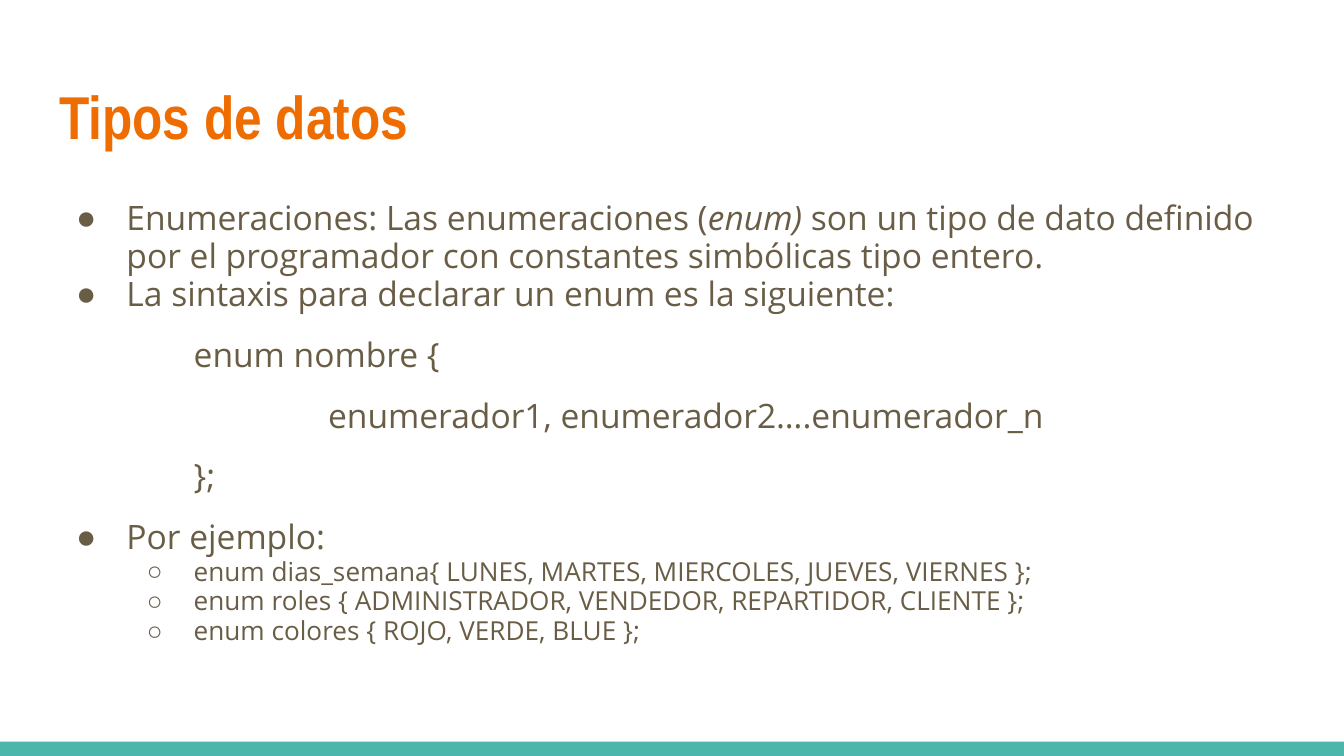
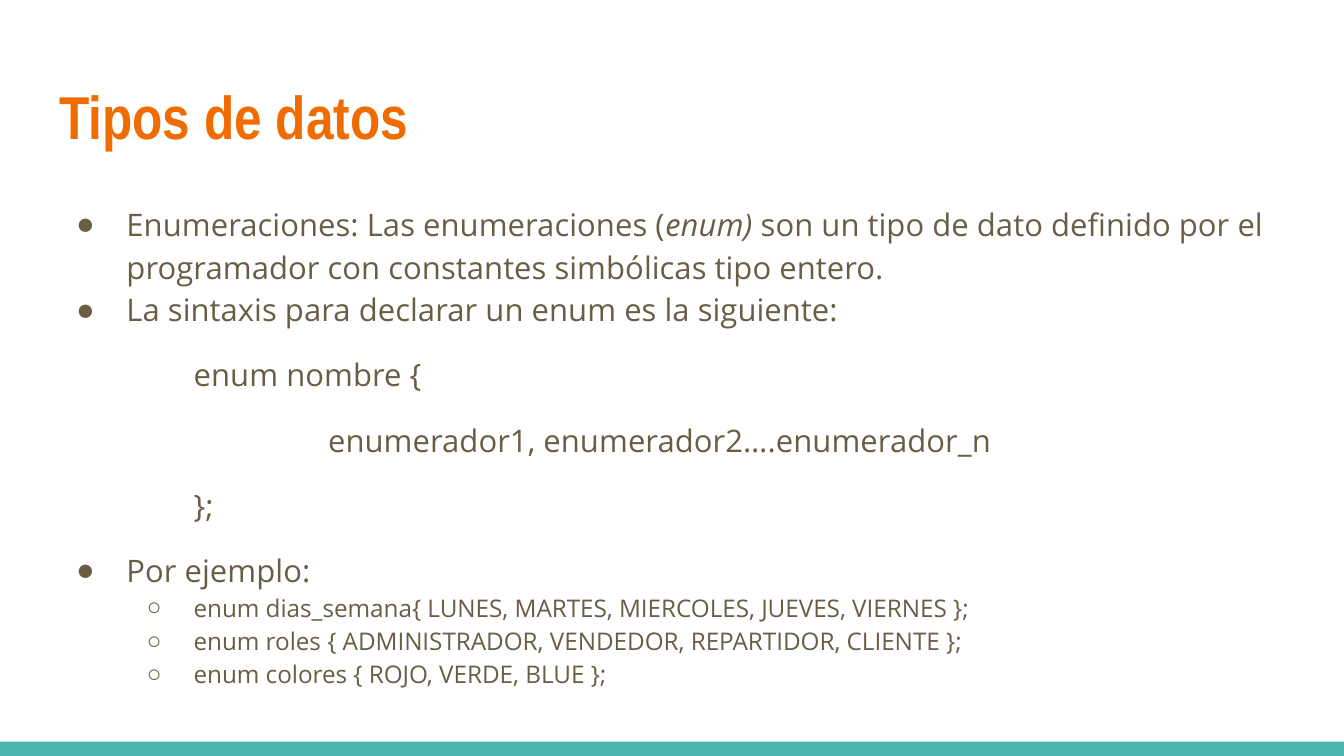
Before and after one commit to rayesro/BrunchyApp_POC, a slide deck: slide 12 of presentaciones/Programacion avanzada - 01 clase de repaso.pptx. Drawn at 1344x756 pixels with LibreOffice and Linux fonts; fonts in the diff are those of the drawing. Boxes give left, top, right and bottom in pixels: in the first picture for what was removed or moved away, otherwise in the second. Text is boxed around its words. In the diff, an @@ line names an element or a change of style, - is before the commit and + after.

```diff
--- a/presentaciones/Programacion avanzada - 01 clase de repaso.pptx
+++ b/presentaciones/Programacion avanzada - 01 clase de repaso.pptx
@@ text "Enumeraciones: Las enumeraciones (enum) son ..." at box(126, 212, 1263, 688): size 18 to 16.6 pt in "Enumeraciones: Las enumeraciones (enum) son un tipo ...", "La sintaxis para declarar un enum es ...", "enum nombre {", "enumerador1, enumerador2….enumerador_n" and 2 more places; size 14 to 12.9 pt in "enum dias_semana{ LUNES, MARTES, MIERCOLES, JUEVES, VIERNES ...", "enum roles { ADMINISTRADOR, VENDEDOR, REPARTIDOR, CLIENTE ...", "enum colores { ROJO, VERDE, BLUE };"; line spacing 0.95 to 1.15 @@
```
Also in this commit, not shown: 14 other slides changed, 15 other files.
